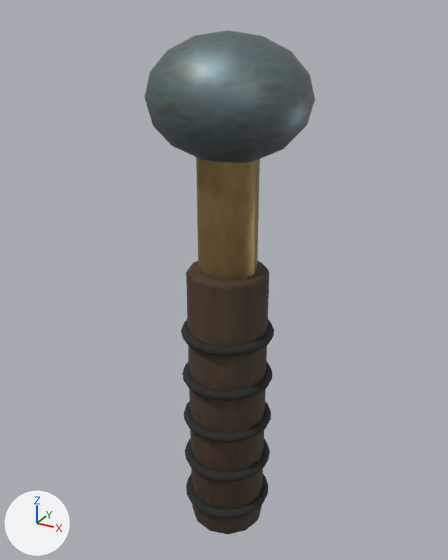
The glTF model games/knock-first/public/knock-first/models/striker.glb as it was, and as the next commit left it.
Both versions are drawn from a camera (50 mm lens) standing at (0.157, -0.291, 0.318) and looking at (-0.005, 0.005, 0.17). The axes (+X, +Y, +Z) are drawn at lower left. The lights are the same throughout. The older version comes first. Vertices at exactly the same position are counted once.

Names of what the first picture shows: 'striker_Mesh'.
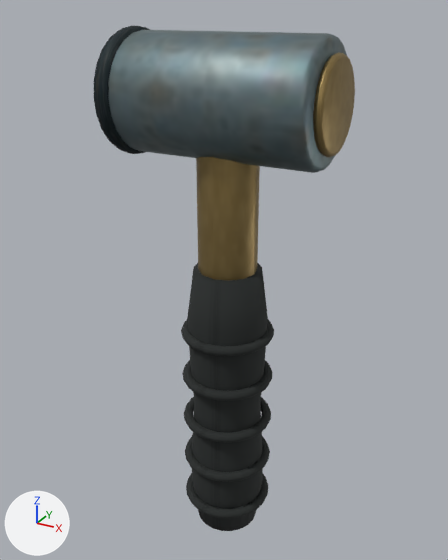
Changed parts and their boxes [x1, y1, x2, y2] in the pictures (448 x 560 px):
'striker_Mesh', reshaped (53% wider): before [145, 30, 315, 534]; after [94, 26, 355, 531]
part 1 of me_cylinder_038, rebuilt (40% wider, 7% taller): before [145, 30, 315, 163]; after [108, 30, 347, 173]
part 2 of me_cylinder_038, rebuilt: before [186, 261, 269, 534]; after [187, 263, 268, 531]
part 3 of me_cylinder_038, added: after [94, 26, 150, 154]
part 4 of me_cylinder_038, added (brown): after [313, 52, 355, 157]

Patch to the scene script:
```diff
--- a/games/knock-first/public/knock-first/models/striker.glb.py
+++ b/games/knock-first/public/knock-first/models/striker.glb.py
@@ me_cylinder_038 @@
 # used by ob_striker_mesh; location = (0.0, 0.0, 0.0)
-me_cylinder_038.from_pydata(...)  # 1250 vertices, 2488 faces; spans x -0.045..0.045, y -0.04..0.04, z 0.0..0.308
+me_cylinder_038.from_pydata(...)  # 1636 vertices, 3252 faces; spans x -0.062..0.06, y -0.034..0.034, z 0.0..0.309
+# me_cylinder_038 part 1: the loose piece of 114 vertices spanning x -0.045..0.045, y -0.04..0.04, z 0.243..0.308 is rebuilt with 144 vertices and now spans x -0.055..0.055, y -0.032..0.032, z 0.243..0.307
+# me_cylinder_038 part 2: the loose piece of 72 vertices spanning x -0.024..0.024, y -0.024..0.024, z 0.0..0.18 is rebuilt with 140 vertices and now spans x -0.024..0.024, y -0.024..0.024, z 0.0..0.18
+# me_cylinder_038 part 3: a new loose piece of 144 vertices spanning x -0.062..-0.052, y -0.034..0.034, z 0.241..0.309, in mat_archive_atlas
+# me_cylinder_038 part 4: a new loose piece of 144 vertices spanning x 0.055..0.06, y -0.024..0.024, z 0.251..0.299, in mat_archive_atlas
 me_cylinder_038.materials.append(mat_archive_atlas)
```
